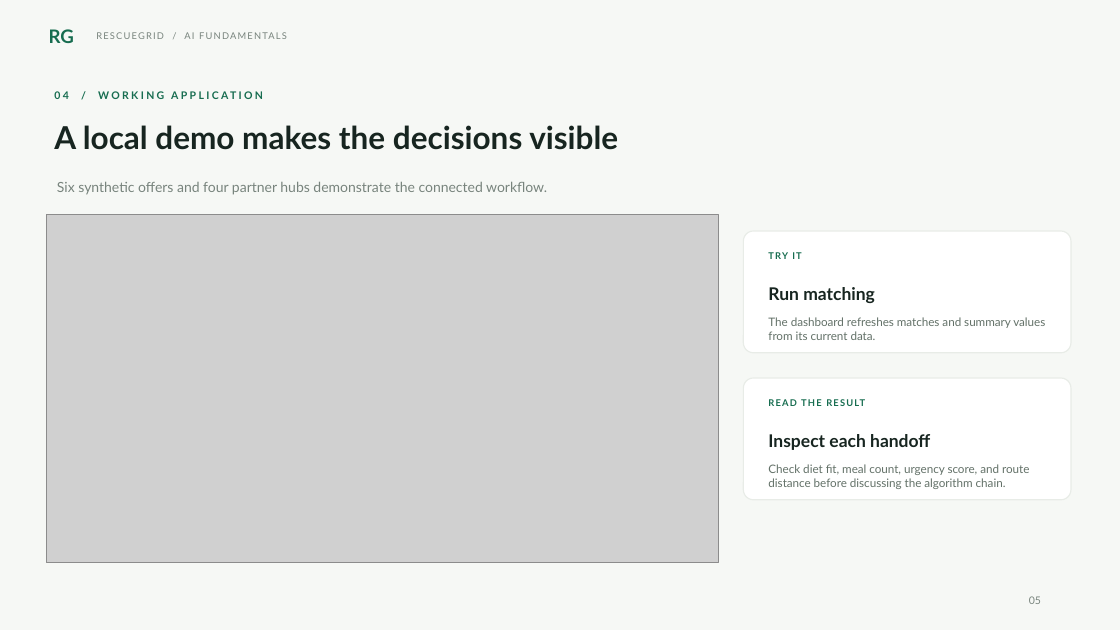
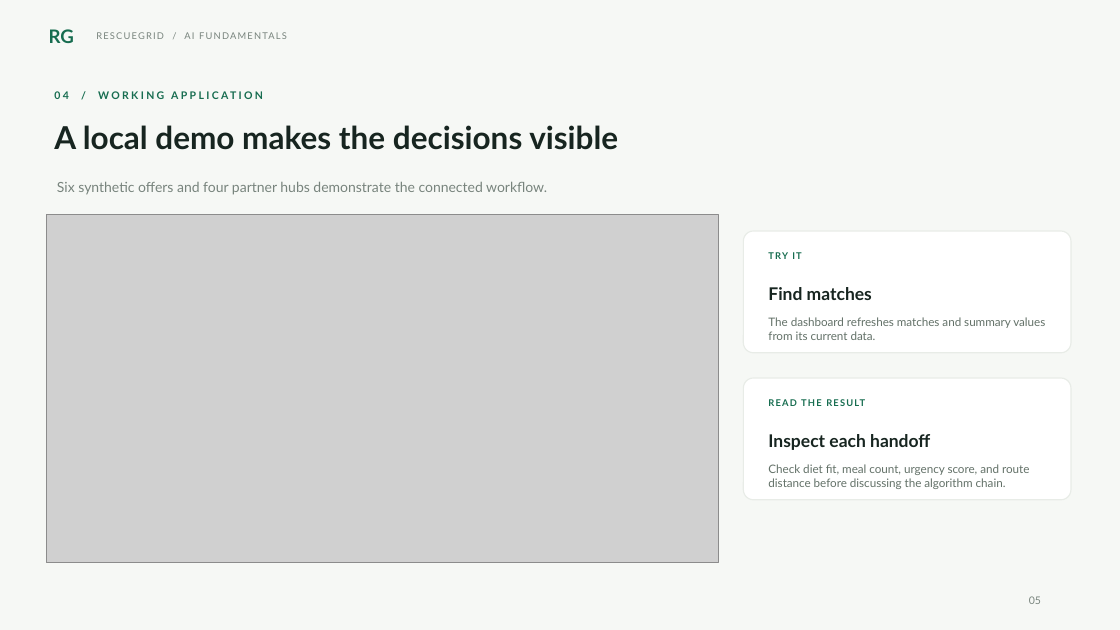
Before and after one commit to mazhidovansar-del/routewise-ai-fundamentals, a slide deck: slide 5 of RescueGrid_Presentation.pptx. Drawn at 1120x630 pixels with LibreOffice and Linux fonts; fonts in the diff are those of the drawing; grey boxes stand for pictures. Boxes give left, top, right and bottom in pixels: in the first picture for what was removed or moved away, otherwise in the second. Text is boxed around its words. In the diff, an @@ line names an element or a change of style, - is before the commit and + after.

Commit message:
Clarify first-run matching workflow

```diff
--- a/RescueGrid_Presentation.pptx
+++ b/RescueGrid_Presentation.pptx
@@ text at [768, 287, 872, 300]: text changed @@
-Run matching
+Find matches
```
Also in this commit, not shown: 7 other files.
